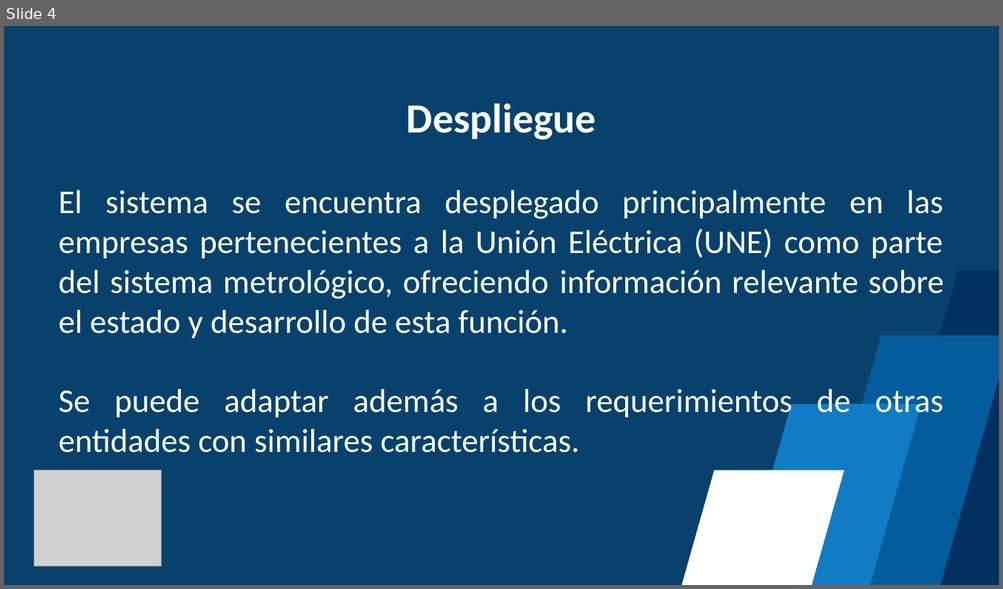
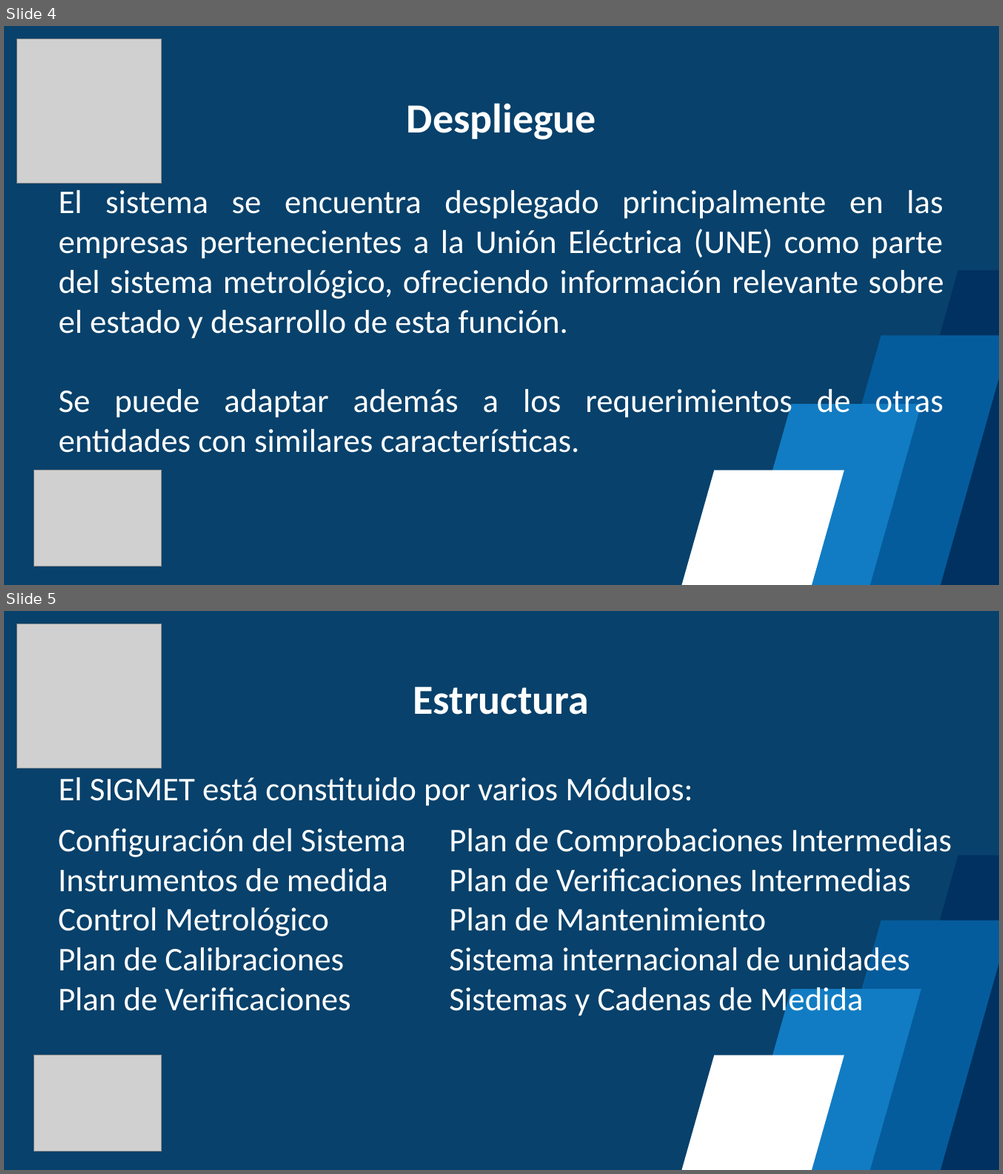
Before and after one commit to AtiFeriaHabana/AtiFeriaHabana-github.io, a slide deck: doc/Sigmet Feria Inf. 2024.ppsx. Shown one above the other, each under a label of ours: slide 4 before the commit, slides 4 and 5 after it. The pictures are 1003x589 and 1003x1174 pixels, drawn with LibreOffice and Linux fonts; fonts in the diff are those of the drawing; grey boxes stand for pictures. Boxes give left, top, right and bottom in pixels: in the first picture for what was removed or moved away, otherwise in the second. Text is boxed around its words. In the diff, an @@ line names an element or a change of style, - is before the commit and + after.

```diff
--- a/doc/Sigmet Feria Inf. 2024.ppsx
+++ b/doc/Sigmet Feria Inf. 2024.ppsx
@@ slide 5 added at box(4, 611, 999, 1170), background #08416B @@
@@ picture added at box(17, 624, 162, 769) @@
@@ text added at box(413, 686, 589, 715), 40 pt, text #FFFFFF, bold @@
+Estructura
@@ text added at box(59, 777, 692, 806), 32 pt, text #FFFFFF @@
+El SIGMET está constituido por varios Módulos:
@@ text added at box(58, 829, 406, 1011), 32 pt, text #FFFFFF @@
+Configuración del Sistema
+Instrumentos de medida
+Control Metrológico
+Plan de Calibraciones
+Plan de Verificaciones
@@ text added at box(449, 829, 952, 1019), 32 pt, text #FFFFFF @@
+Plan de Comprobaciones Intermedias
+Plan de Verificaciones Intermedias
+Plan de Mantenimiento
+Sistema internacional de unidades
+Sistemas y Cadenas de Medida
@@ parallelogram added at box(869, 856, 999, 1170), fill #003160 @@
@@ parallelogram added at box(792, 920, 999, 1170), fill #055C9C @@
@@ parallelogram added at box(703, 989, 921, 1170), fill #117CC3 @@
@@ picture added at box(34, 1056, 162, 1152) @@
@@ parallelogram added at box(626, 1056, 844, 1170), fill #FFFFFF @@
@@ slide 4 changed as well @@
@@ picture added at box(17, 39, 162, 184) @@
```
Also in this commit, not shown: 4 other slides changed, 4 other slides added, 1 other file.
